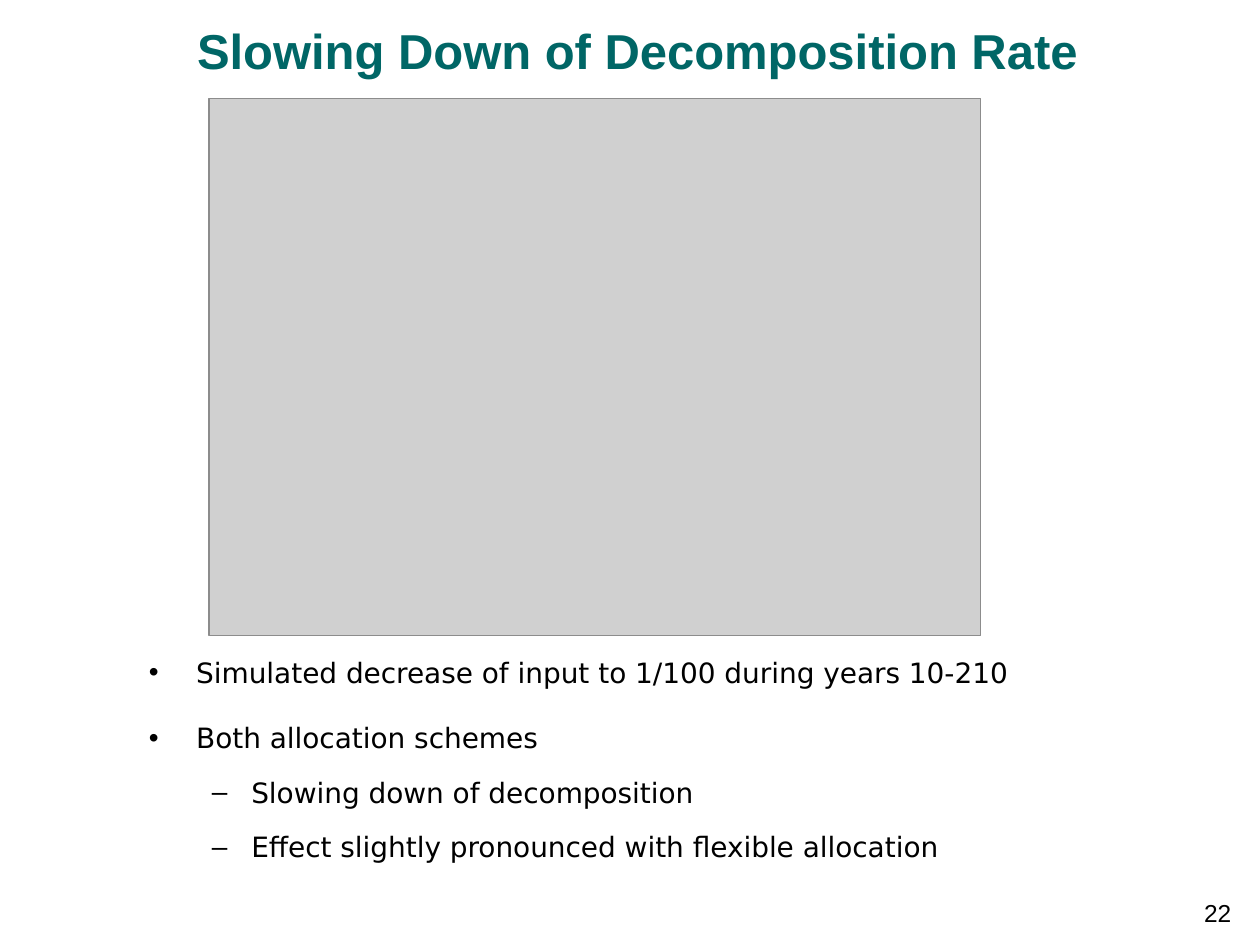
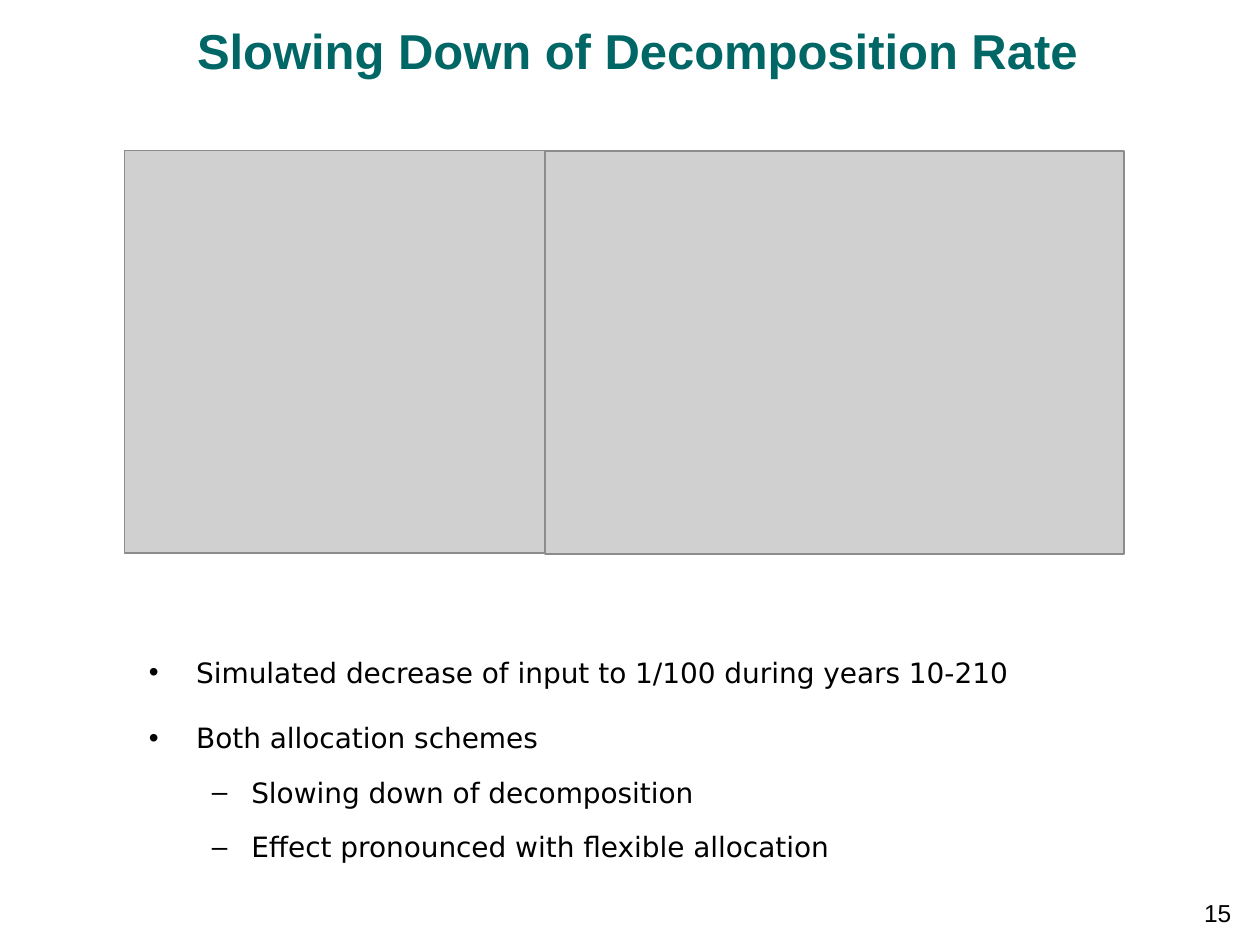
Before and after one commit to bgctw/sesam, a slide deck: slide 15 of inst/egu14/wutzler1404_vienna_stoichiometry.pptx (slide 22 before the commit). Drawn at 1260x945 pixels with LibreOffice and Linux fonts; fonts in the diff are those of the drawing; grey boxes stand for pictures; background and template pictures are left out. Boxes give left, top, right and bottom in pixels: in the first picture for what was removed or moved away, otherwise in the second. Text is boxed around its words. In the diff, an @@ line names an element or a change of style, - is before the commit and + after.

```diff
--- a/inst/egu14/wutzler1404_vienna_stoichiometry.pptx
+++ b/inst/egu14/wutzler1404_vienna_stoichiometry.pptx
@@ picture removed at bbox=[209, 98, 980, 635] @@
@@ picture added at bbox=[125, 150, 703, 553] @@
@@ picture added at bbox=[546, 151, 1124, 554] @@
@@ text at bbox=[251, 835, 828, 863]: text changed @@
-  – Effect slightly pronounced with flexible allocation
+  – Effect pronounced with flexible allocation
@@ page number at bbox=[1204, 905, 1231, 923]: text changed @@
-22
+15
```
Also in this commit, not shown: 11 other slides changed, 4 slides added, 5 slides removed, 1 other file.
